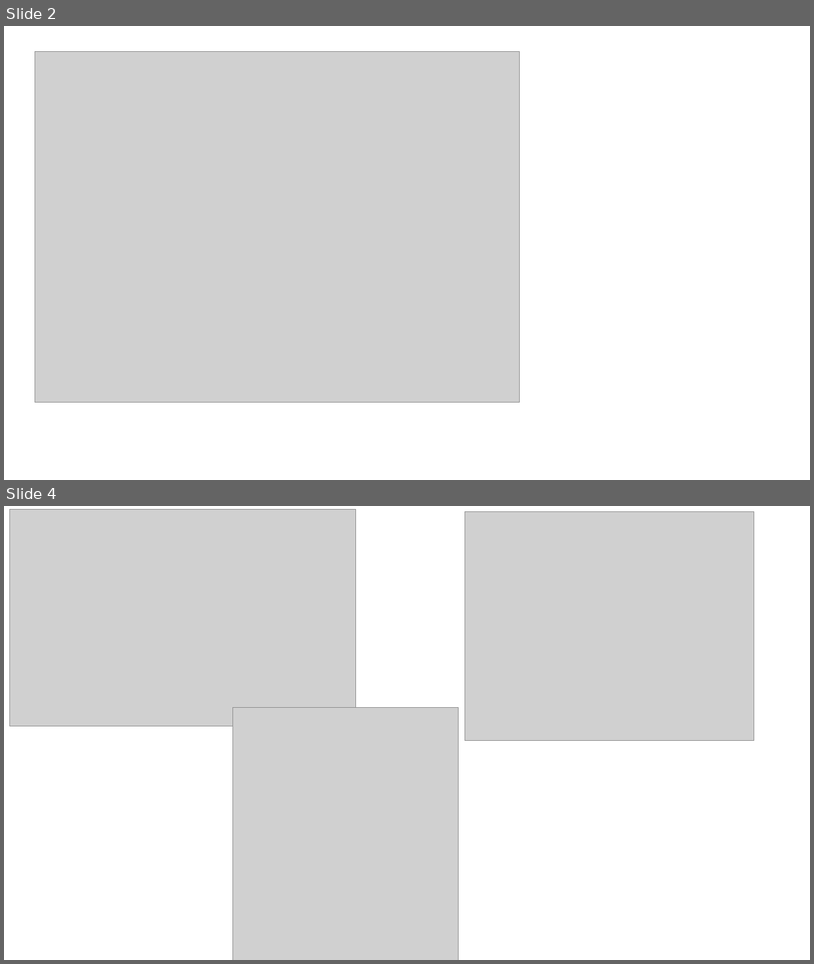
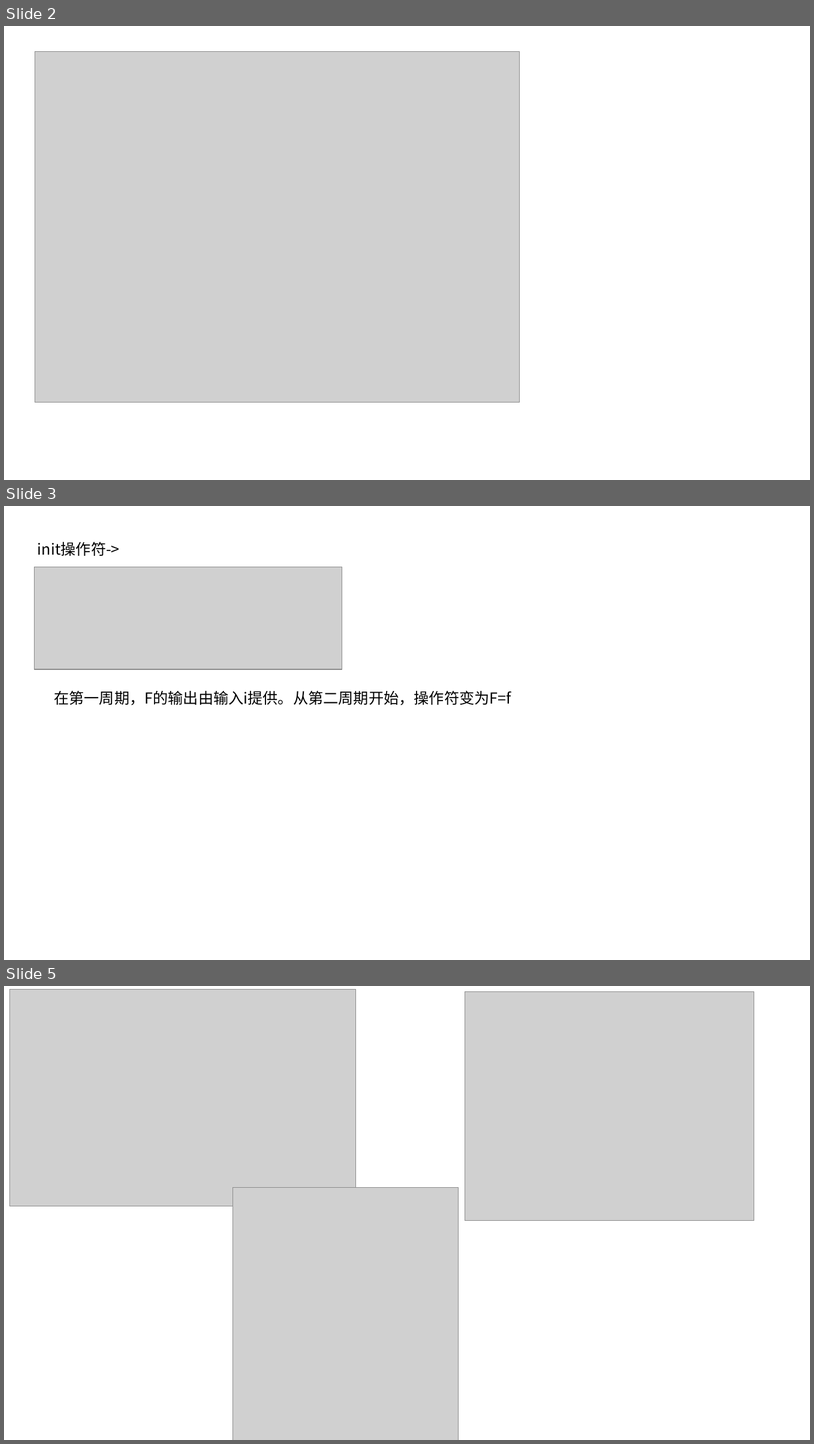
Before and after one commit to 6kuai300gmbzhc/SCADE2C, a slide deck: docs/scade.pptx. Shown one above the other, each under a label of ours: slides 2 and 4 before the commit, slides 2, 3 and 5 after it; the slides between them are not shown. The pictures are 814x964 and 814x1444 pixels, drawn with LibreOffice and Linux fonts; fonts in the diff are those of the drawing; grey boxes stand for pictures. Boxes give left, top, right and bottom in pixels: in the first picture for what was removed or moved away, otherwise in the second. Text is boxed around its words. In the diff, an @@ line names an element or a change of style, - is before the commit and + after.

```diff
--- a/docs/scade.pptx
+++ b/docs/scade.pptx
@@ slide 3 added at box(4, 506, 810, 960), background #FFFFFF @@
@@ text added at box(38, 541, 120, 556), 18 pt, text #000000 @@
+init操作符->
@@ picture added at box(34, 567, 342, 669) @@
@@ text added at box(54, 690, 512, 705), 18 pt, text #000000 @@
+在第一周期，F的输出由输入i提供。从第二周期开始，操作符变为F=f
@@ what was slide 4 is now slide 5 @@
```
Also in this commit, not shown: 2 slides changed, 12 other files.
